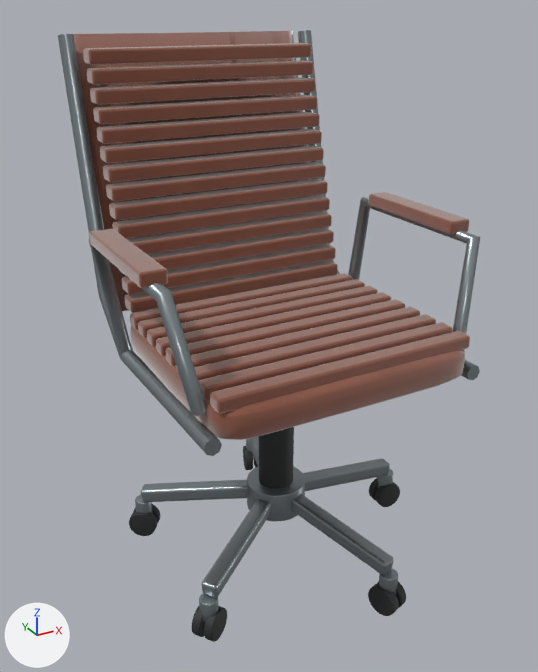
Two versions of the glTF model house-light/furniture/models/A02.glb, one commit apart.
Camera for both pictures: a camera (50 mm lens) standing at (-0.699, -1.237, 1.151) and looking at (-0.004, 0.026, 0.519). The axes (+X, +Y, +Z) are drawn at lower left. The lights are the same throughout. The picture after the commit comes second. Where no turn or scale is listed for an object, it has been applied to the vertices.
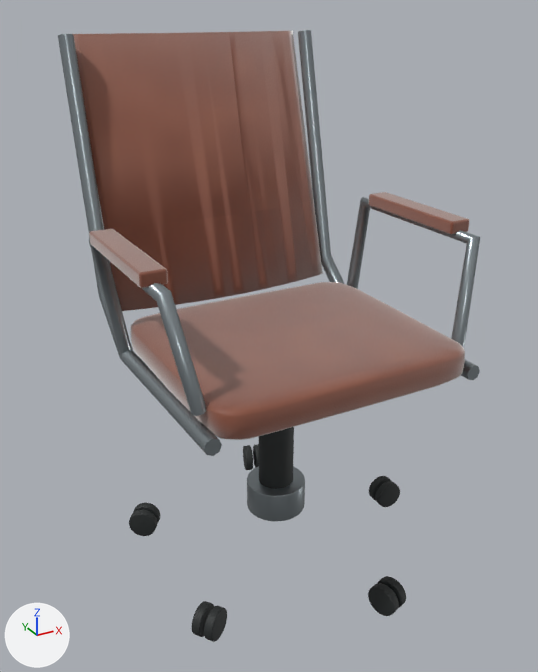
Where the change shows, as pixel boxes [x1, y1, x2, y2] in the pictures (538 x 672 px):
'Cube.019', deleted (brown): before [210, 331, 470, 413]
'Cube.009', deleted (brown): before [109, 179, 328, 220]
'Cube.010', deleted (brown): before [106, 162, 326, 201]
'Cube.008', deleted (brown): before [112, 195, 330, 239]
'Cube.011', deleted (brown): before [103, 145, 324, 182]
'Cube.012', deleted (brown): before [100, 129, 322, 163]
'Cube.013', deleted (brown): before [97, 112, 320, 144]
'Cube.014', deleted (brown): before [93, 95, 318, 124]
'Cube.015', deleted (brown): before [90, 78, 315, 105]
'Cube.016', deleted (brown): before [87, 60, 313, 85]
'Cube.018', deleted (brown): before [83, 43, 311, 65]
'Cube.020', deleted (brown): before [199, 323, 453, 400]
'Cube.007', deleted (brown): before [127, 211, 332, 254]
'Cube.017', deleted (brown): before [125, 260, 338, 313]
'Cube.005', deleted (brown): before [122, 244, 336, 295]
'Cube.006', deleted (brown): before [119, 228, 334, 276]
'Cube.021', deleted (brown): before [194, 314, 436, 382]
'Cube.022', deleted (brown): before [176, 307, 420, 372]
'Cube.023', deleted (brown): before [165, 299, 405, 366]
'Cube.024', deleted (brown): before [156, 292, 391, 356]
'Cube.004', deleted: before [292, 494, 394, 575]
'Cube.003', deleted: before [201, 499, 271, 598]
'Cube.025', deleted (brown): before [147, 286, 378, 347]
'Cube.026', deleted: before [138, 279, 365, 338]
'Cube.002', deleted: before [141, 480, 247, 502]
'Cube.027', deleted: before [130, 273, 352, 329]
'Cube', deleted: before [303, 458, 390, 491]
'Cone.004', deleted: before [199, 594, 219, 622]
'Cone.005', deleted: before [379, 568, 398, 594]
'Cone.003', deleted: before [135, 495, 152, 513]
'Cube.001', deleted (mostly hidden): before [247, 436, 259, 466]
'Cone.002', deleted: before [378, 469, 393, 488]
'Leather | arm sleeve', unchanged, uncovered by the edit: [73, 31, 469, 440] in both

What changed in the scene script:
```text
Remove ob_cube:
    ob_cube = bpy.data.objects.new('Cube', me_cube)
Remove ob_cube_001:
    ob_cube_001 = bpy.data.objects.new('Cube.001', me_cube)
Remove ob_cube_002:
    ob_cube_002 = bpy.data.objects.new('Cube.002', me_cube)
Remove ob_cube_003:
    ob_cube_003 = bpy.data.objects.new('Cube.003', me_cube)
Remove ob_cube_004:
    ob_cube_004 = bpy.data.objects.new('Cube.004', me_cube)
Remove ob_cone_002:
    ob_cone_002 = bpy.data.objects.new('Cone.002', me_cone_002)
Remove ob_cone_003:
    ob_cone_003 = bpy.data.objects.new('Cone.003', me_cone_002)
Remove ob_cone_004:
    ob_cone_004 = bpy.data.objects.new('Cone.004', me_cone_002)
Remove ob_cone_005:
    ob_cone_005 = bpy.data.objects.new('Cone.005', me_cone_002)
Remove ob_cube_017:
    ob_cube_017 = bpy.data.objects.new('Cube.017', me_cube_017)
Remove ob_cube_005:
    ob_cube_005 = bpy.data.objects.new('Cube.005', me_cube_017)
Remove ob_cube_006:
    ob_cube_006 = bpy.data.objects.new('Cube.006', me_cube_017)
Remove ob_cube_007:
    ob_cube_007 = bpy.data.objects.new('Cube.007', me_cube_017)
Remove ob_cube_008:
    ob_cube_008 = bpy.data.objects.new('Cube.008', me_cube_017)
Remove ob_cube_009:
    ob_cube_009 = bpy.data.objects.new('Cube.009', me_cube_017)
Remove ob_cube_010:
    ob_cube_010 = bpy.data.objects.new('Cube.010', me_cube_017)
Remove ob_cube_011:
    ob_cube_011 = bpy.data.objects.new('Cube.011', me_cube_017)
Remove ob_cube_012:
    ob_cube_012 = bpy.data.objects.new('Cube.012', me_cube_017)
Remove ob_cube_013:
    ob_cube_013 = bpy.data.objects.new('Cube.013', me_cube_017)
Remove ob_cube_014:
    ob_cube_014 = bpy.data.objects.new('Cube.014', me_cube_017)
Remove ob_cube_015:
    ob_cube_015 = bpy.data.objects.new('Cube.015', me_cube_017)
Remove ob_cube_016:
    ob_cube_016 = bpy.data.objects.new('Cube.016', me_cube_017)
Remove ob_cube_018:
    ob_cube_018 = bpy.data.objects.new('Cube.018', me_cube_017)
Remove ob_cube_019:
    ob_cube_019 = bpy.data.objects.new('Cube.019', me_cube_008)
Remove ob_cube_020:
    ob_cube_020 = bpy.data.objects.new('Cube.020', me_cube_008)
Remove ob_cube_021:
    ob_cube_021 = bpy.data.objects.new('Cube.021', me_cube_008)
Remove ob_cube_022:
    ob_cube_022 = bpy.data.objects.new('Cube.022', me_cube_008)
Remove ob_cube_023:
    ob_cube_023 = bpy.data.objects.new('Cube.023', me_cube_008)
Remove ob_cube_024:
    ob_cube_024 = bpy.data.objects.new('Cube.024', me_cube_008)
Remove ob_cube_025:
    ob_cube_025 = bpy.data.objects.new('Cube.025', me_cube_008)
Remove ob_cube_026:
    ob_cube_026 = bpy.data.objects.new('Cube.026', me_cube_008)
Remove ob_cube_027:
    ob_cube_027 = bpy.data.objects.new('Cube.027', me_cube_008)
```
